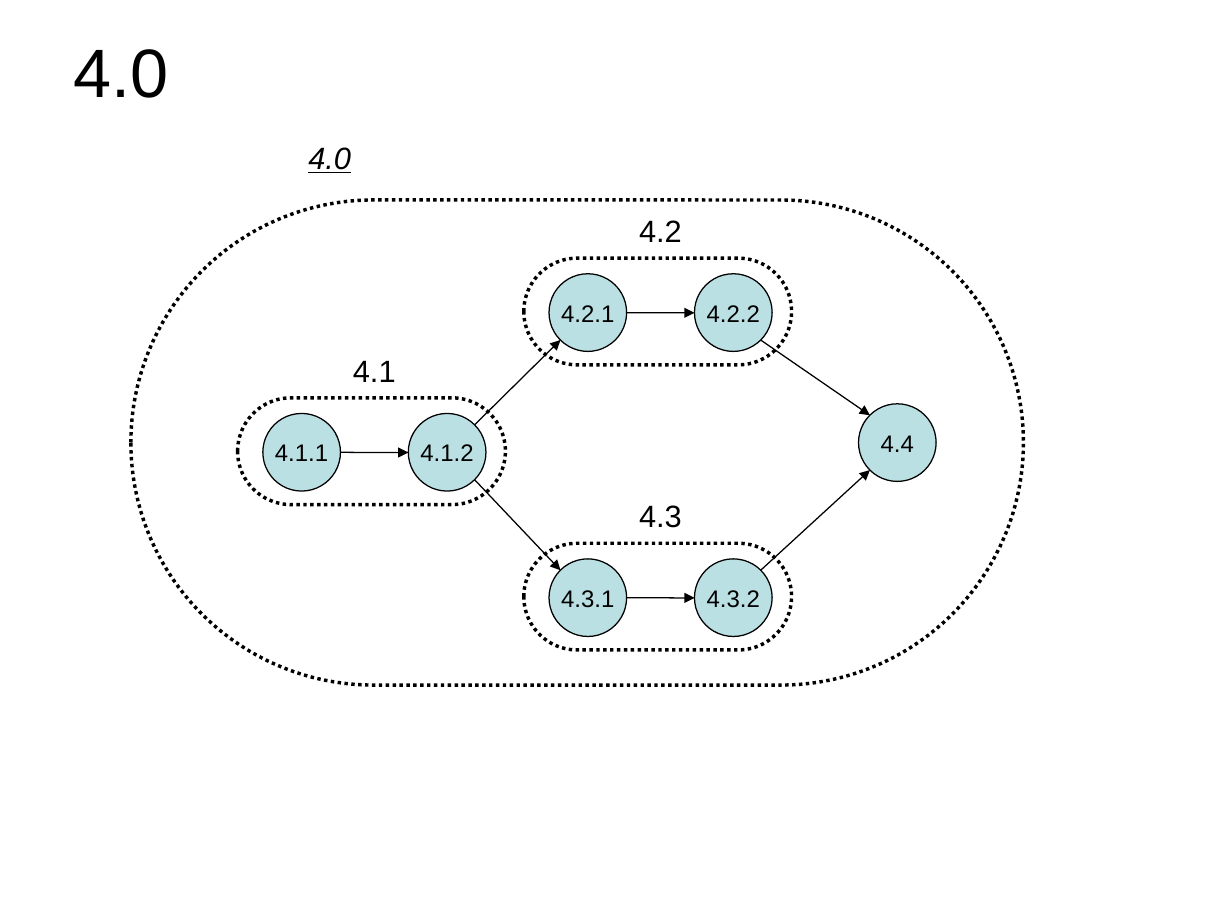
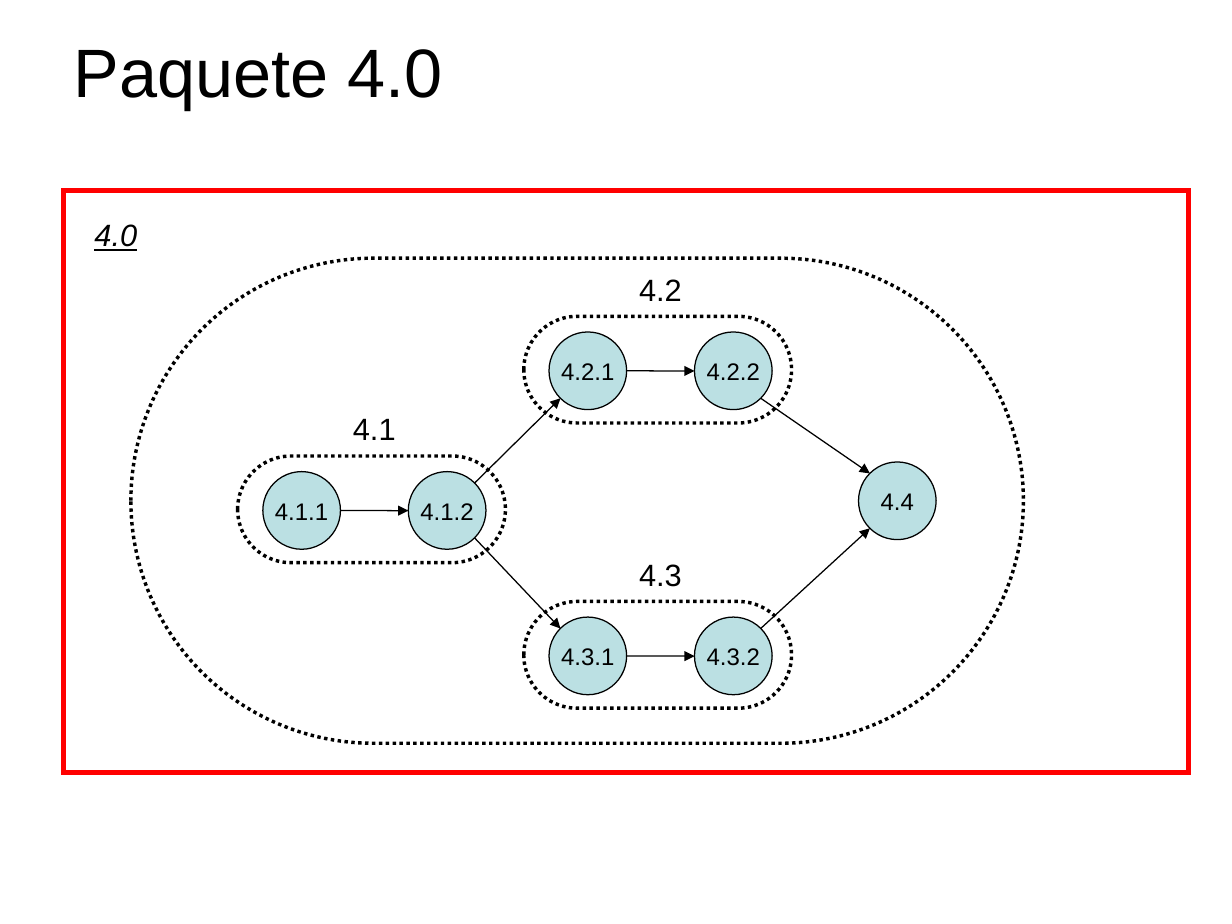
Before and after one commit to ebenites/gpy031, a slide deck: slide 5 of Sesion 3/POS_Red del proyecto_v1_0.ppt (slide 6 before the commit). Drawn at 1232x924 pixels with LibreOffice and Linux fonts; fonts in the diff are those of the drawing. Boxes give left, top, right and bottom in pixels: in the first picture for what was removed or moved away, otherwise in the second. Text is boxed around its words. In the diff, an @@ line names an element or a change of style, - is before the commit and + after.

```diff
--- a/Sesion 3/POS_Red del proyecto_v1_0.ppt
+++ b/Sesion 3/POS_Red del proyecto_v1_0.ppt
@@ title at (74,49,443,109): text changed @@
-4.0
+Paquete 4.0
@@ rectangle added at (63,191,1188,772), outline #FF0000 3 pt @@
@@ text "4.0": place and size @@
-text "4.0" at (308,147,351,173)
+text "4.0" at (94,224,137,251)
@@ 6 arrows, 5 ellipses, 4 rounded rectangles, 2 texts: place and size @@
-6 arrows, 5 ellipses, 4 rounded rectangles, 2 texts at (131,200,1023,685)
+6 arrows, 5 ellipses, 4 rounded rectangles, 2 texts at (131,259,1023,744)
@@ 2 ellipses, 1 text, 1 arrow: place and size @@
-2 ellipses, 1 text, 1 arrow at (549,274,772,598)
+2 ellipses, 1 text, 1 arrow at (549,331,772,657)
```
Also in this commit, not shown: 4 other slides changed, 7 slides removed, 1 other file.
